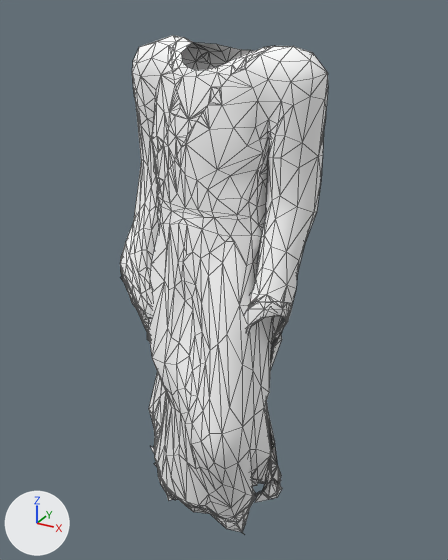
What one commit did to the glTF model public/between/m/dusk/robe-baked-idle.glb.
Camera for both pictures: a 50 mm lens placed at (0.793, -1.385, 1.504), pointed at (0.049, -0.032, 0.828). Lighting does not change. The marker at lower left points along +X, +Y and +Z. The first picture is the older version. Both versions are drawn at full value of the shape key 'target_15' of 'robe-baked-idle'; the numbers are the values there. Mesh edges are drawn as thin lines. Vertices at exactly the same position are counted once.

In view in the first picture: 'robe-baked-idle'.
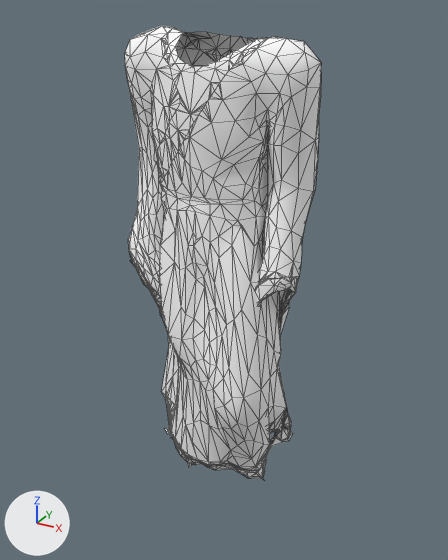
Pixel boxes [x1, y1, x2, y2] of what changed, in the pictures (448 x 560 px; the box of a moved part takes in the faces that stretch with it):
'robe-baked-idle', reshaped (9% shorter)
    before: [120, 35, 328, 534]
    after: [125, 26, 321, 481]
part 1 of me_robe_baked_idle, moved or reshaped
    before: [245, 302, 292, 371]
    after: [255, 277, 299, 335]
part 2 of me_robe_baked_idle, moved or reshaped
    before: [121, 272, 150, 341]
    after: [130, 257, 162, 317]
part 3 of me_robe_baked_idle, moved or reshaped
    before: [120, 35, 328, 534]
    after: [125, 26, 321, 481]

What the commit changed:
me_robe_baked_idle is used by ob_robe_baked_idle; location (0.0, 0.0, 0.0).
me_robe_baked_idle had 2003 vertices, 3075 faces and spanned x -0.22..0.331, y -0.34..0.059, z 0.107..1.444.
me_robe_baked_idle now has 2003 vertices, 3075 faces and spans x -0.238..0.29, y -0.17..0.232, z 0.115..1.464.
me_robe_baked_idle part 1: the loose piece of 139 vertices spanning x 0.169..0.31, y -0.236..-0.127, z 0.626..0.896 is multiplied about its middle by the matrix ((0.994, -0.096, 0.015), (0.097, 0.985, -0.137), (-0.002, 0.138, 0.989)), then moved by (-0.042, 0.145, 0.009).
me_robe_baked_idle part 2: the loose piece of 153 vertices spanning x -0.188..-0.064, y -0.236..-0.102, z 0.665..0.883 is multiplied about its middle by the matrix ((0.995, -0.097, 0.009), (0.097, 0.987, -0.127), (0.003, 0.127, 0.992)), then moved by (-0.04, 0.106, 0.011).
me_robe_baked_idle part 3: 1711 of 2003 vertices moved; they spanned x -0.22..0.331, y -0.34..0.059, z 0.107..1.444 and now span x -0.238..0.29, y -0.17..0.232, z 0.115..1.464; mean shift (-0.04, 0.121, 0.014); largest move (0.227, -0.087, 0.19) -> (0.168, 0.135, 0.219).
